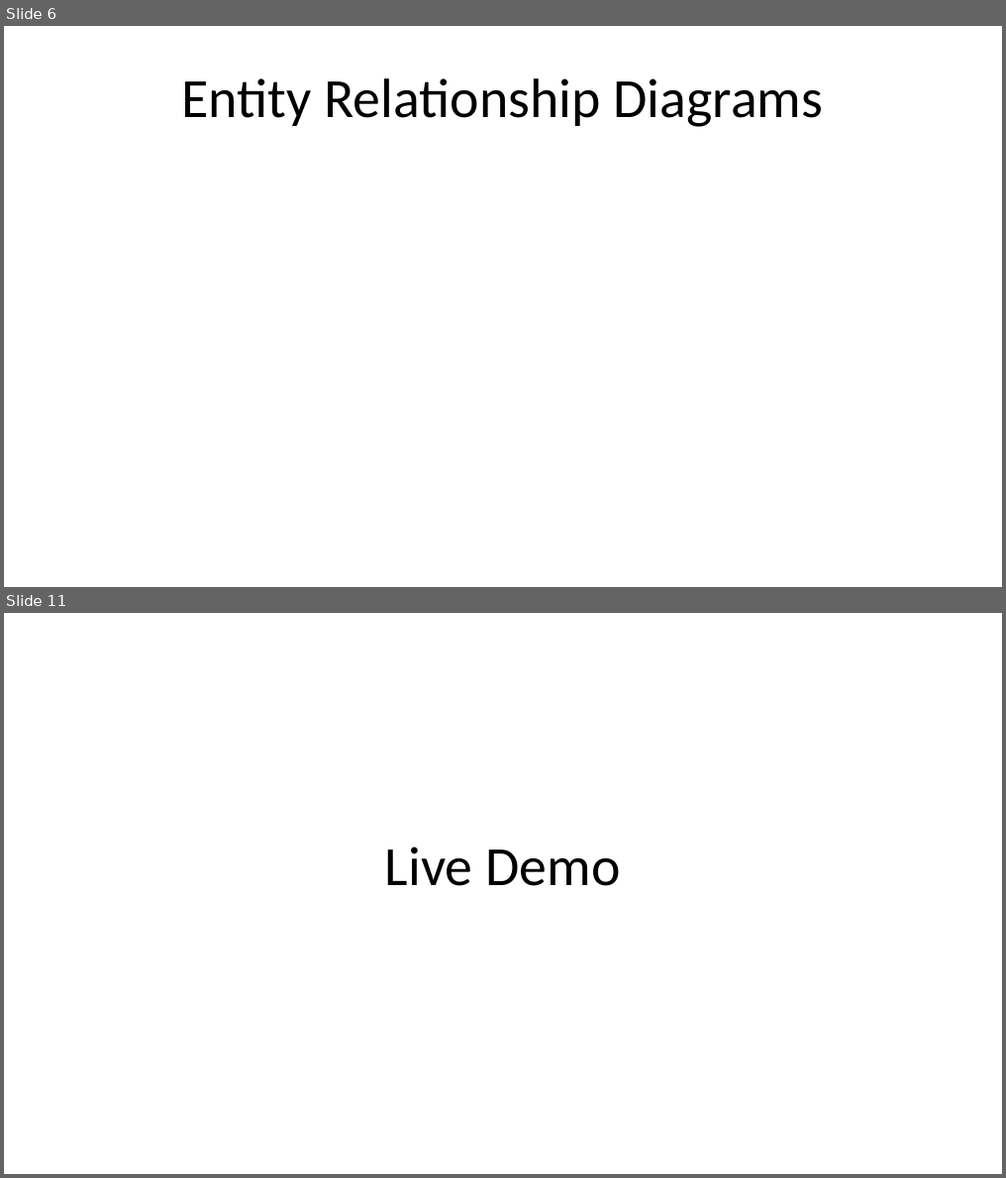
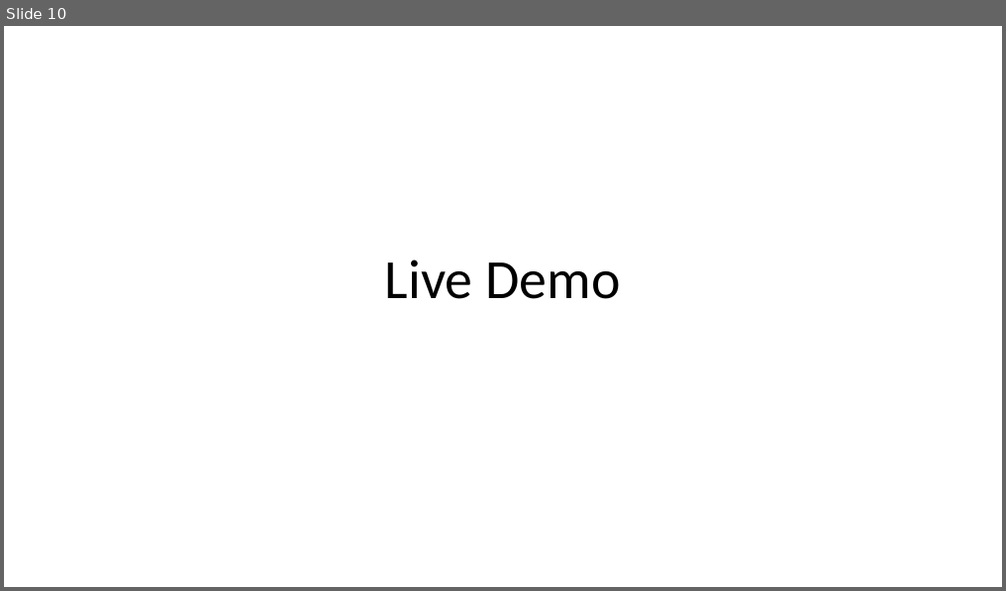
Before and after one commit to Peter-Dagley/Movie-Website, a slide deck: Documentation/Cinema Project Presentation.odp. Shown one above the other, each under a label of ours: slides 6 and 11 before the commit, slide 10 after it; the slides between them are not shown. The pictures are 1006x1178 and 1006x591 pixels, drawn with LibreOffice and Linux fonts; fonts in the diff are those of the drawing. Boxes give left, top, right and bottom in pixels: in the first picture for what was removed or moved away, otherwise in the second. Text is boxed around its words. In the diff, an @@ line names an element or a change of style, - is before the commit and + after.

```diff
--- a/Documentation/Cinema Project Presentation.odp
+++ b/Documentation/Cinema Project Presentation.odp
@@ slide 6 removed at (x1=4, y1=26, x2=1002, y2=587), background #FFFFFF @@
@@ title removed at (x1=182, y1=78, x2=823, y2=127) @@
-Entity Relationship Diagrams
@@ what was slide 11 is now slide 10 @@
```
Also in this commit, not shown: 7 slides changed, 5 slides added, 5 other slides removed.
